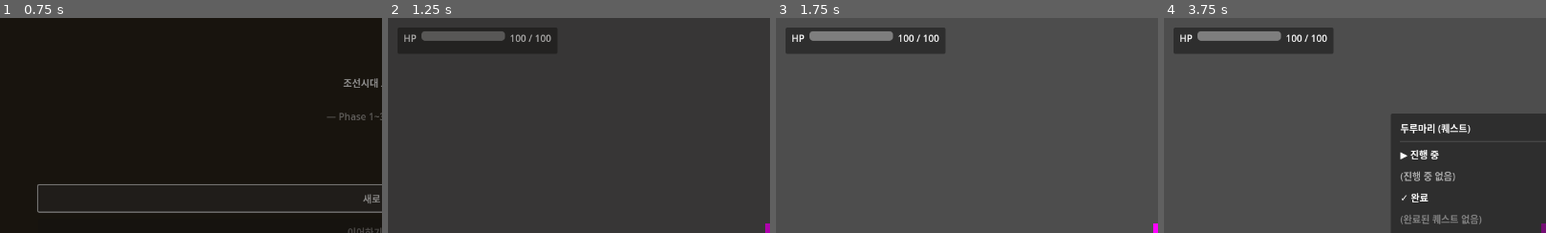
Above: before the commit, frames 1-4 (left to right).
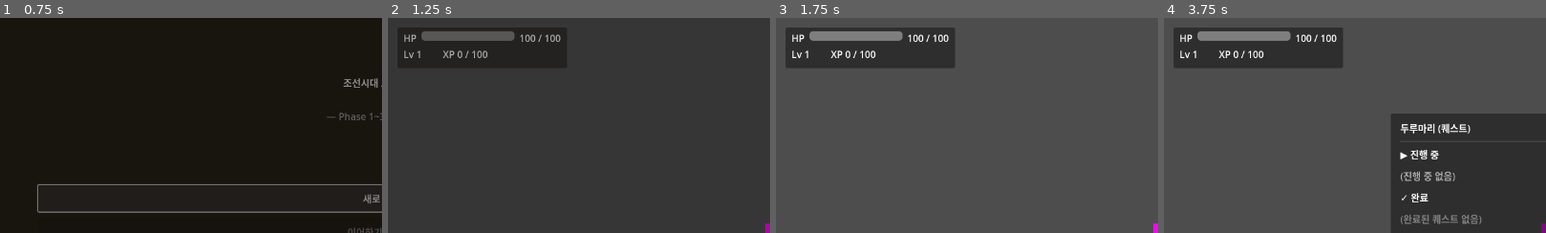
Above: after the commit, the same moments.

Repository: ksjmgrkks/joseon-rpg
Game: Godot game, scene res://scenes/ui/MainMenu.tscn
The game is run twice, just before and just after one commit, with the same random seed, the same clock (stepped at 60 frames per second) and the same inputs.
Inputs:
- Up to frame 1 (0.75 s): click "새로 시작" at 0.5 s
- Up to frame 2 (1.25 s): no input
- Up to frame 3 (1.75 s): hold D (move_right) from 1.28 s (still down); tap J (attack) at 1.35 s; tap Space (jump) at 1.52 s
- Up to frame 4 (3.75 s): tap J (attack) at 2.1, 3.05 s; tap Space (jump) at 2.27 s; release D (move_right) at 2.78 s; hold E (interact) 2.78-3.53 s; hold A (move_left) from 2.78 s (still down); tap Q (quest_log) at 3.6 s
The pictures show only the part of the screen within x 0-50%, y 0-50%; the shares and areas given below are measured in that part.

Frame 1 is identical in both runs. In frame 2, 0.6% of the frame differs, in the area x 4-46%, y 6-19%; in frame 3, 3.5%, in the area x 2-47%, y 4-24%; in frame 4, 3.5%.

Commit message:
feat(phase-3): PlayerStats(레벨/XP) autoload + 부유 데미지/XP 숫자
PlayerStats autoload:
- level/xp 트래킹. xp_for_level(N) = 100 * (N-1)^1.5 곡선.
- gain_xp(amount) — 임계치 넘으면 level_up 시그널 (다중 레벨업 지원).
- xp_changed(xp, xp_to_next) 시그널. SaveManager 'stats' 키로 round-trip.

FloatingNumber (class_name, scripts/ui/floating_number.gd):
- Label 확장. spawn(parent, world_pos, text, color) — 36px 위로 0.9초 + fade.
- 폰트 사이즈 18, 검정 outline 3px (가독성).

엔티티 통합:
- Dummy/Patroller: @export xp_reward(8/14). on_hurt 시 빨강 데미지 숫자, on_died 시 노랑 +N XP 숫자 + PlayerStats.gain_xp.
- PlayerHud: HP 아래 'Lv N · XP X/Y' 라벨 추가. level_up 콘솔 로그 + PICKUP SFX.

project.godot: autoload PlayerStats (SceneManager 다음).

Co-Authored-By: Claude Opus 4.7 (1M context) <noreply@anthropic.com>

Diff:
--- a/project.godot
+++ b/project.godot
@@ -17,6 +17,7 @@
 Flags="*res://scripts/flags/flag_manager.gd"
 Audio="*res://scripts/audio/audio_manager.gd"
 SceneManager="*res://scripts/scene/scene_manager.gd"
+PlayerStats="*res://scripts/stats/player_stats.gd"
 Inventory="*res://scripts/inventory/inventory_manager.gd"
 QuestManager="*res://scripts/quests/quest_manager.gd"
 Dialogue="*res://scripts/dialogue/dialogue_manager.gd"
--- a/scenes/ui/PlayerHud.tscn
+++ b/scenes/ui/PlayerHud.tscn
@@ -9,8 +9,8 @@
 [node name="Panel" type="PanelContainer" parent="."]
 offset_left = 16.0
 offset_top = 16.0
-offset_right = 280.0
-offset_bottom = 60.0
+offset_right = 300.0
+offset_bottom = 84.0
 
 [node name="Margin" type="MarginContainer" parent="Panel"]
 theme_override_constants/margin_left = 10
@@ -19,6 +19,7 @@
 theme_override_constants/margin_bottom = 6
 
 [node name="VBox" type="VBoxContainer" parent="Panel/Margin"]
+theme_override_constants/separation = 4
 
 [node name="HPRow" type="HBoxContainer" parent="Panel/Margin/VBox"]
 theme_override_constants/separation = 8
@@ -35,3 +36,14 @@
 
 [node name="Label" type="Label" parent="Panel/Margin/VBox/HPRow"]
 text = "100 / 100"
+
+[node name="StatsRow" type="HBoxContainer" parent="Panel/Margin/VBox"]
+theme_override_constants/separation = 12
+
+[node name="LevelLabel" type="Label" parent="Panel/Margin/VBox/StatsRow"]
+text = "Lv 1"
+custom_minimum_size = Vector2(54, 0)
+
+[node name="XpLabel" type="Label" parent="Panel/Margin/VBox/StatsRow"]
+text = "XP 0 / 100"
+size_flags_horizontal = 3
--- a/scripts/enemies/dummy.gd
+++ b/scripts/enemies/dummy.gd
@@ -6,6 +6,8 @@
 
 const GRAVITY: float = 980.0
 const KNOCKBACK_DECAY: float = 1200.0  # px/s² 마찰
+
+@export var xp_reward: int = 8
 
 @onready var sprite: Sprite2D = $Sprite2D
 @onready var health: HealthComponent = $HealthComponent
@@ -38,6 +40,7 @@
     _knockback_vel = knockback
     velocity.y = -160.0
     Audio.play_sfx(Sfx.HIT)
+    FloatingNumber.spawn(get_tree().current_scene, global_position, "-%d" % int(damage), Color(1, 0.6, 0.55))
     if sprite:
         sprite.modulate = Color(1, 0.5, 0.5, 1)
         await get_tree().create_timer(0.08).timeout
@@ -52,4 +55,7 @@
 func _on_died() -> void:
     print("[Dummy] died")
     Audio.play_sfx(Sfx.DIE)
+    if xp_reward > 0:
+        PlayerStats.gain_xp(xp_reward)
+        FloatingNumber.spawn(get_tree().current_scene, global_position, "+%d XP" % xp_reward, Color(1, 0.95, 0.6))
     queue_free()
--- a/scripts/enemies/patroller.gd
+++ b/scripts/enemies/patroller.gd
@@ -5,6 +5,7 @@
 ##
 
 @export var detect_range: float = 160.0
+@export var xp_reward: int = 14
 
 @onready var sprite: Sprite2D = $Sprite2D
 @onready var hurtbox: Hurtbox = $Hurtbox
@@ -29,10 +30,11 @@
     return global_position.distance_to((p as Node2D).global_position) < detect_range
 
 
-func _on_hurt(_damage: float, knockback: float, _attacker: Node) -> void:
+func _on_hurt(damage: float, knockback: float, _attacker: Node) -> void:
     velocity.x = knockback
     velocity.y = -160.0
     Audio.play_sfx(Sfx.HIT)
+    FloatingNumber.spawn(get_tree().current_scene, global_position, "-%d" % int(damage), Color(1, 0.6, 0.55))
     if sprite:
         sprite.modulate = Color(1, 0.5, 0.5, 1)
         await get_tree().create_timer(0.08).timeout
@@ -47,4 +49,7 @@
 func _on_died() -> void:
     print("[Patroller] died")
     Audio.play_sfx(Sfx.DIE)
+    if xp_reward > 0:
+        PlayerStats.gain_xp(xp_reward)
+        FloatingNumber.spawn(get_tree().current_scene, global_position, "+%d XP" % xp_reward, Color(1, 0.95, 0.6))
     queue_free()
--- /dev/null
+++ b/scripts/stats/player_stats.gd
@@ -0,0 +1,56 @@
+extends Node
+##
+## PlayerStats autoload — 플레이어 레벨/XP. SaveManager 연동.
+## 시그널: xp_changed(xp, xp_to_next), level_up(new_level)
+##
+
+signal xp_changed(xp: int, xp_to_next: int)
+signal level_up(new_level: int)
+
+var level: int = 1
+var xp: int = 0
+
+
+func _ready() -> void:
+    SaveManager.save_requested.connect(_on_save)
+    SaveManager.loaded.connect(_on_load)
+
+
+## 레벨 N 까지 필요한 누적 XP (단순 곡선: 100 * N^1.5).
+func xp_for_level(target_level: int) -> int:
+    if target_level <= 1:
+        return 0
+    return int(100.0 * pow(float(target_level - 1), 1.5))
+
+
+func xp_to_next() -> int:
+    return xp_for_level(level + 1) - xp
+
+
+func gain_xp(amount: int) -> void:
+    if amount <= 0:
+        return
+    xp += amount
+    var leveled := false
+    while xp >= xp_for_level(level + 1):
+        level += 1
+        leveled = true
+        level_up.emit(level)
+    xp_changed.emit(xp, xp_to_next())
+
+
+func reset() -> void:
+    level = 1
+    xp = 0
+    xp_changed.emit(xp, xp_to_next())
+
+
+func _on_save(_slot: int, data: Dictionary) -> void:
+    data["stats"] = { "level": level, "xp": xp }
+
+
+func _on_load(_slot: int, data: Dictionary) -> void:
+    var s: Dictionary = data.get("stats", {})
+    level = int(s.get("level", 1))
+    xp = int(s.get("xp", 0))
+    xp_changed.emit(xp, xp_to_next())
--- /dev/null
+++ b/scripts/ui/floating_number.gd
@@ -0,0 +1,30 @@
+extends Label
+class_name FloatingNumber
+##
+## 부유 데미지/HP 숫자 — 화면 위로 떠올라 사라짐.
+## 생성: FloatingNumber.spawn(parent_node2d, world_pos, "-15", Color(1, .5, .5))
+##
+
+const LIFETIME := 0.9
+const RISE := 36.0
+
+
+func _ready() -> void:
+    add_theme_font_size_override("font_size", 18)
+    add_theme_color_override("font_outline_color", Color(0, 0, 0, 0.8))
+    add_theme_constant_override("outline_size", 3)
+    var tween := create_tween()
+    tween.tween_property(self, "position:y", position.y - RISE, LIFETIME)
+    tween.parallel().tween_property(self, "modulate:a", 0.0, LIFETIME * 0.6).set_delay(LIFETIME * 0.4)
+    await tween.finished
+    queue_free()
+
+
+static func spawn(parent: Node, world_pos: Vector2, text: String, color: Color = Color.WHITE) -> void:
+    if parent == null:
+        return
+    var n := FloatingNumber.new()
+    n.text = text
+    n.modulate = color
+    n.position = world_pos + Vector2(-12, -40)
+    parent.add_child(n)
--- a/scripts/ui/player_hud.gd
+++ b/scripts/ui/player_hud.gd
@@ -1,11 +1,13 @@
 extends CanvasLayer
 ##
-## Player HUD — 좌상단 HP 바. 'player' 그룹의 첫 노드를 찾아 HealthComponent에 연결.
-## Phase 1 임시: 기본 ProgressBar 스타일. 한지·먹 톤 스킨은 폰트 임포트 후 폴리시.
+## Player HUD — 좌상단 HP 바 + 레벨/XP. 'player' 그룹의 첫 노드를 찾아 HealthComponent에 연결,
+## PlayerStats autoload에서 레벨/XP 가져옴.
 ##
 
 @onready var hp_bar: ProgressBar = $Panel/Margin/VBox/HPRow/Bar
 @onready var hp_label: Label = $Panel/Margin/VBox/HPRow/Label
+@onready var level_label: Label = $Panel/Margin/VBox/StatsRow/LevelLabel
+@onready var xp_label: Label = $Panel/Margin/VBox/StatsRow/XpLabel
 
 
 func _ready() -> void:
@@ -20,8 +22,22 @@
     _update_hp(health.hp, health.max_hp)
     health.hp_changed.connect(_update_hp)
 
+    _update_stats(PlayerStats.xp, PlayerStats.xp_to_next())
+    PlayerStats.xp_changed.connect(_update_stats)
+    PlayerStats.level_up.connect(_on_level_up)
+
 
 func _update_hp(hp: float, max_hp: float) -> void:
     hp_bar.max_value = max_hp
     hp_bar.value = hp
     hp_label.text = "%d / %d" % [int(hp), int(max_hp)]
+
+
+func _update_stats(xp: int, xp_to_next: int) -> void:
+    level_label.text = "Lv %d" % PlayerStats.level
+    xp_label.text = "XP %d / %d" % [xp, xp + xp_to_next]
+
+
+func _on_level_up(new_level: int) -> void:
+    print("[Player] LEVEL UP → %d" % new_level)
+    Audio.play_sfx(Sfx.PICKUP)
